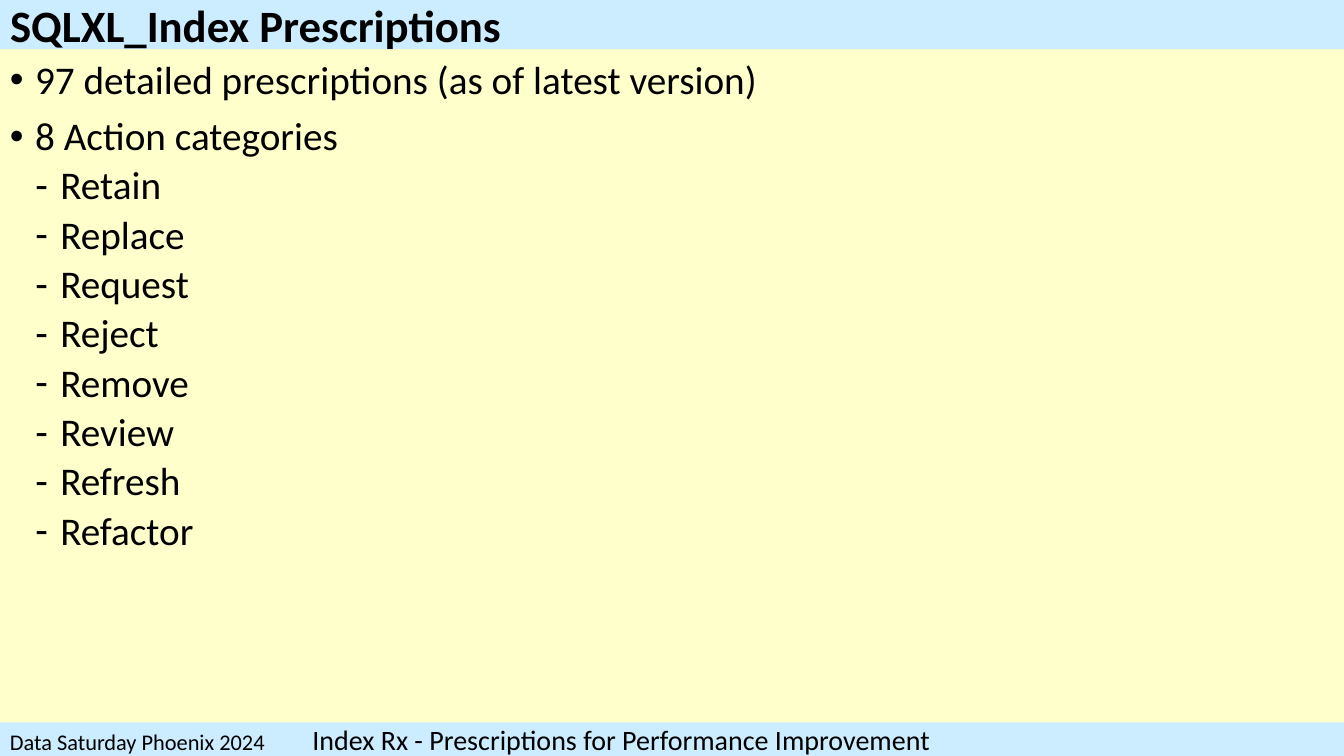
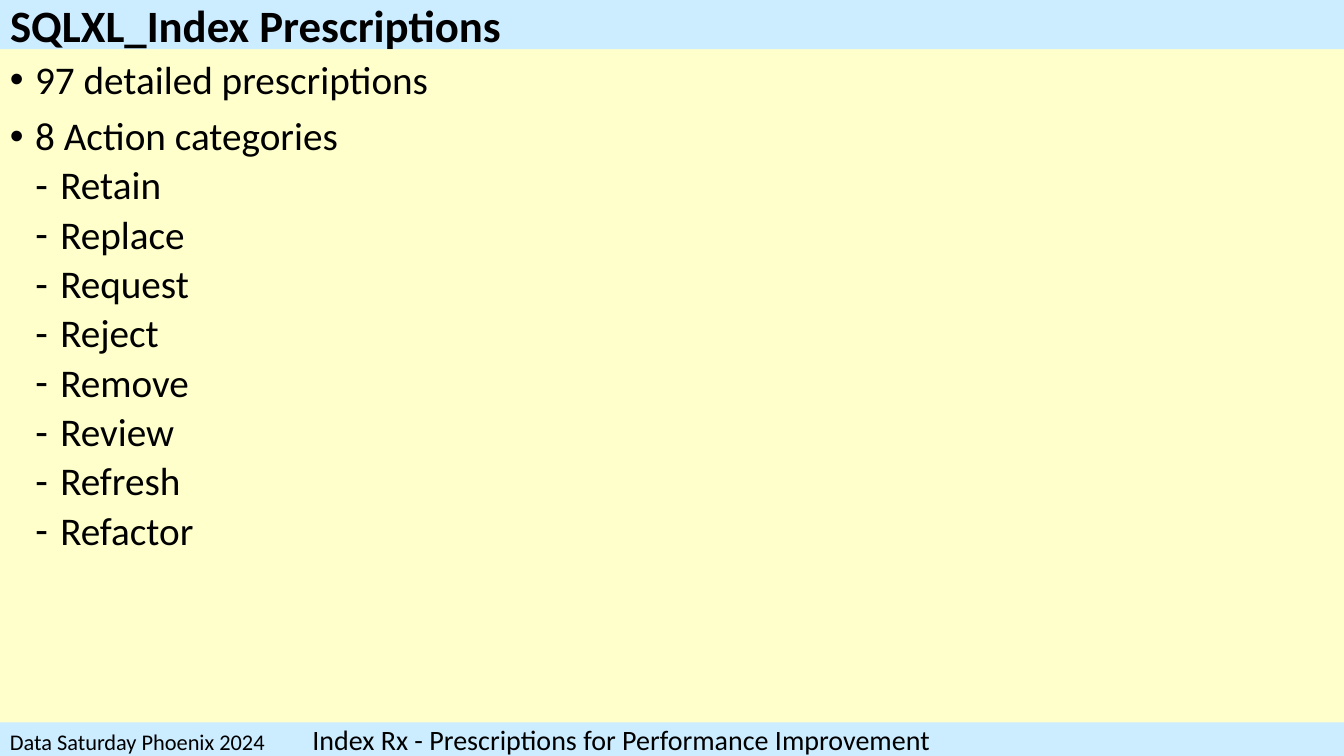
Before and after one commit to SQLXL/SQLXL, a slide deck: slide 31 of SQLXL_Index.pptx. Drawn at 1344x756 pixels with LibreOffice and Linux fonts; fonts in the diff are those of the drawing. Boxes give left, top, right and bottom in pixels: in the first picture for what was removed or moved away, otherwise in the second. Text is boxed around its words. In the diff, an @@ line names an element or a change of style, - is before the commit and + after.

```diff
--- a/SQLXL_Index.pptx
+++ b/SQLXL_Index.pptx
@@ text at (35, 66, 428, 101): text changed @@
-• 97 detailed prescriptions (as of latest version)
+• 97 detailed prescriptions
```
Also in this commit, not shown: 9 other slides changed, 1 other file.
